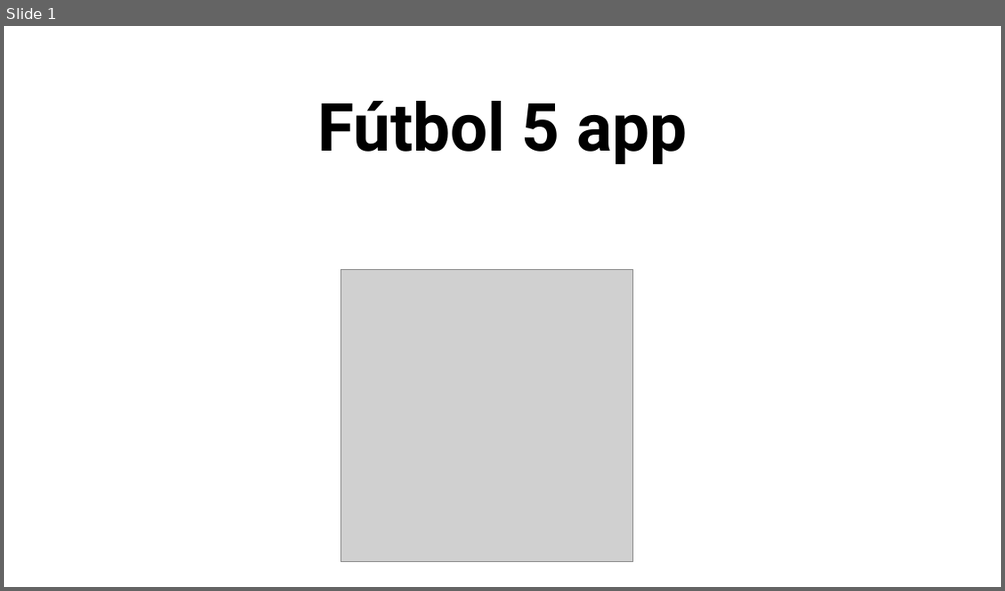
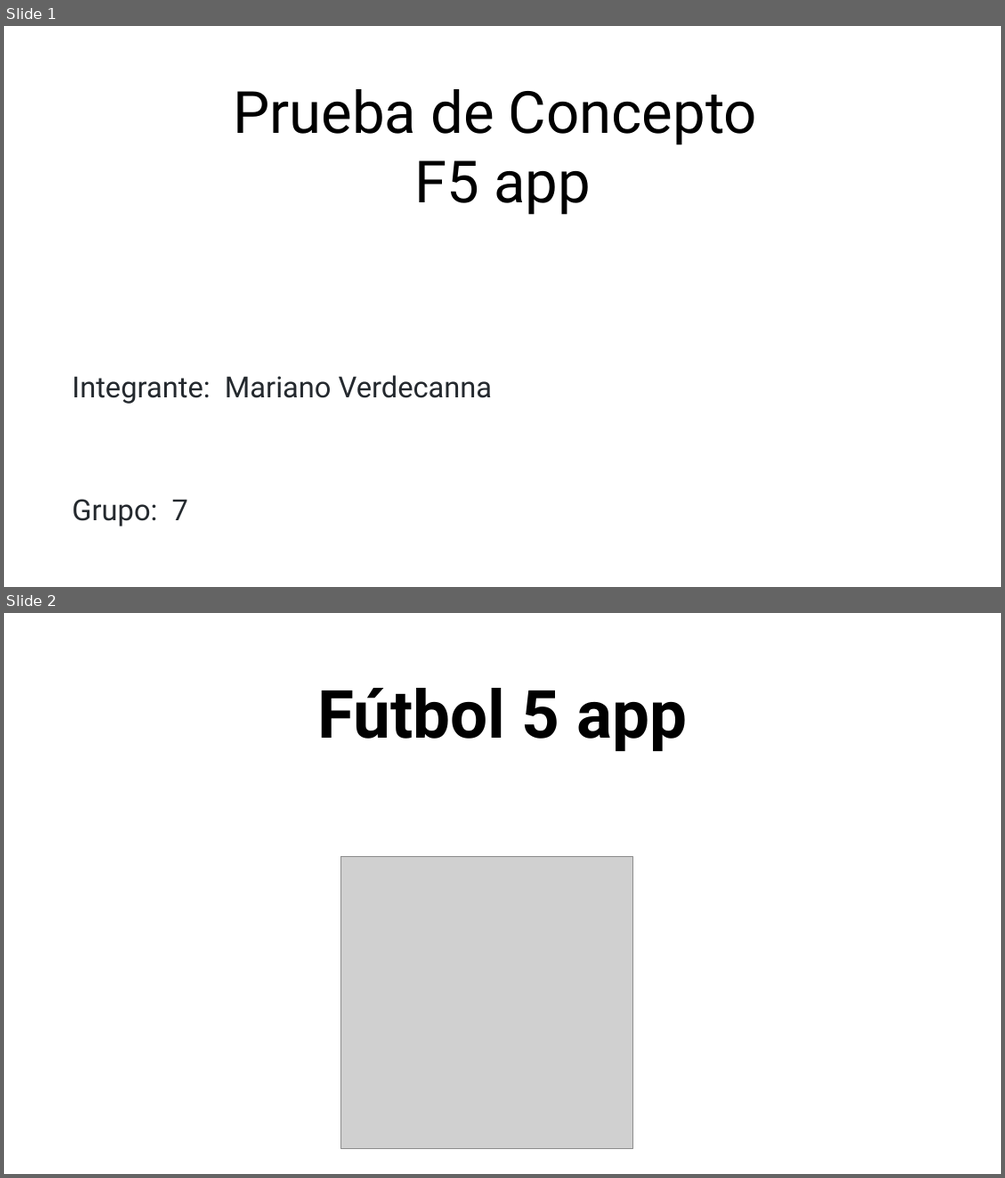
Before and after one commit to mverdecanna/tip-f5-central, a slide deck: documents/Fútbol 5 app.pptx. Shown one above the other, each under a label of ours: slide 1 before the commit, slides 1 and 2 after it. The pictures are 1005x591 and 1005x1178 pixels, drawn with LibreOffice and Linux fonts; fonts in the diff are those of the drawing; grey boxes stand for pictures. Boxes give left, top, right and bottom in pixels: in the first picture for what was removed or moved away, otherwise in the second. Text is boxed around its words. In the diff, an @@ line names an element or a change of style, - is before the commit and + after.

```diff
--- a/documents/Fútbol 5 app.pptx
+++ b/documents/Fútbol 5 app.pptx
@@ slide 1 added at box(4, 26, 1001, 587), background #FFFFFF @@
@@ title added at box(233, 89, 757, 215), 42 pt, text #000000 @@
+Prueba de Concepto
+F5 app
@@ text added at box(72, 375, 493, 526), 21 pt, text #24292E @@
+Integrante: Mariano Verdecanna
+Grupo: 7
@@ what was slide 1 is now slide 2 @@
```
Also in this commit, not shown: 2 slides changed, 1 other slide added, 3 other files.
